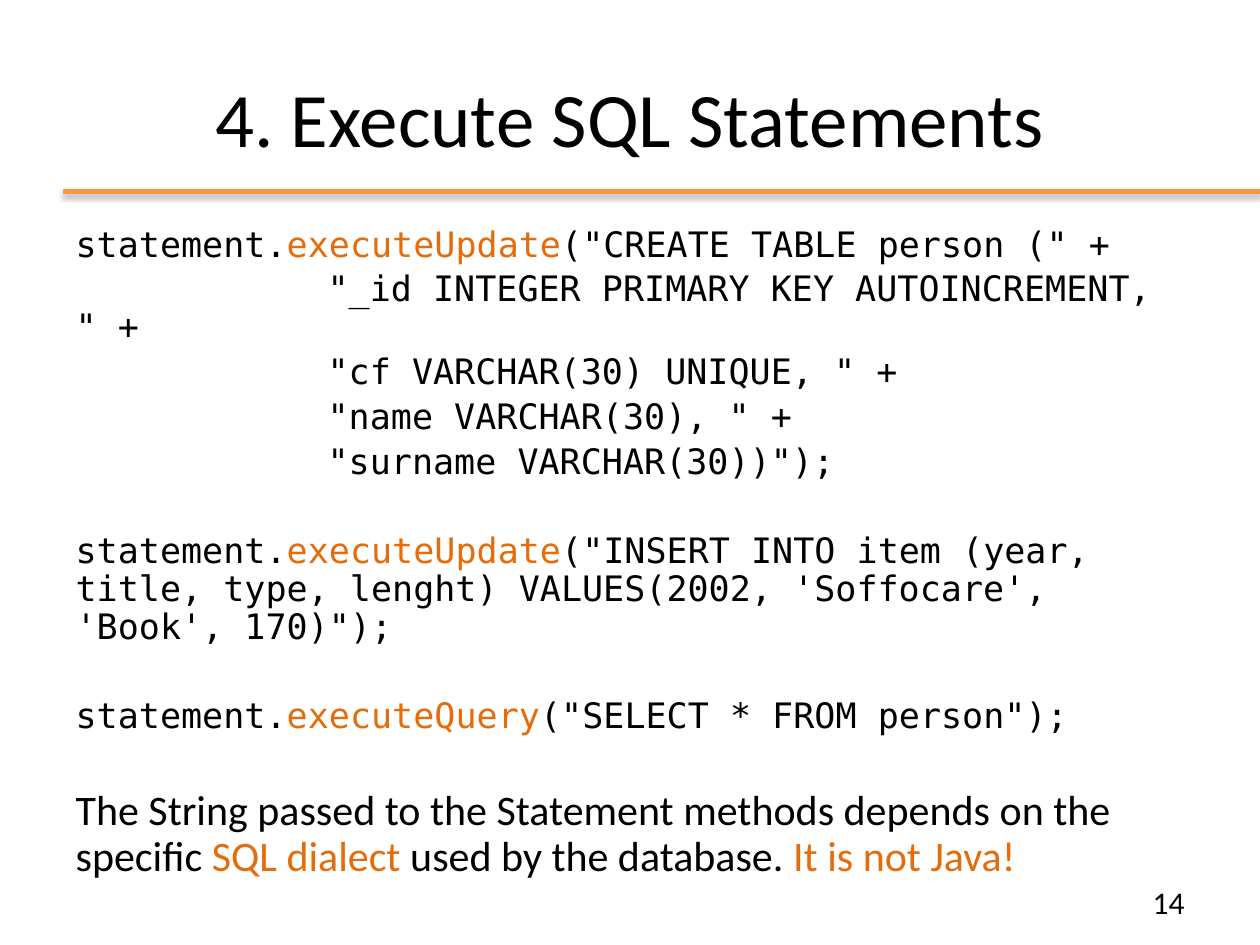
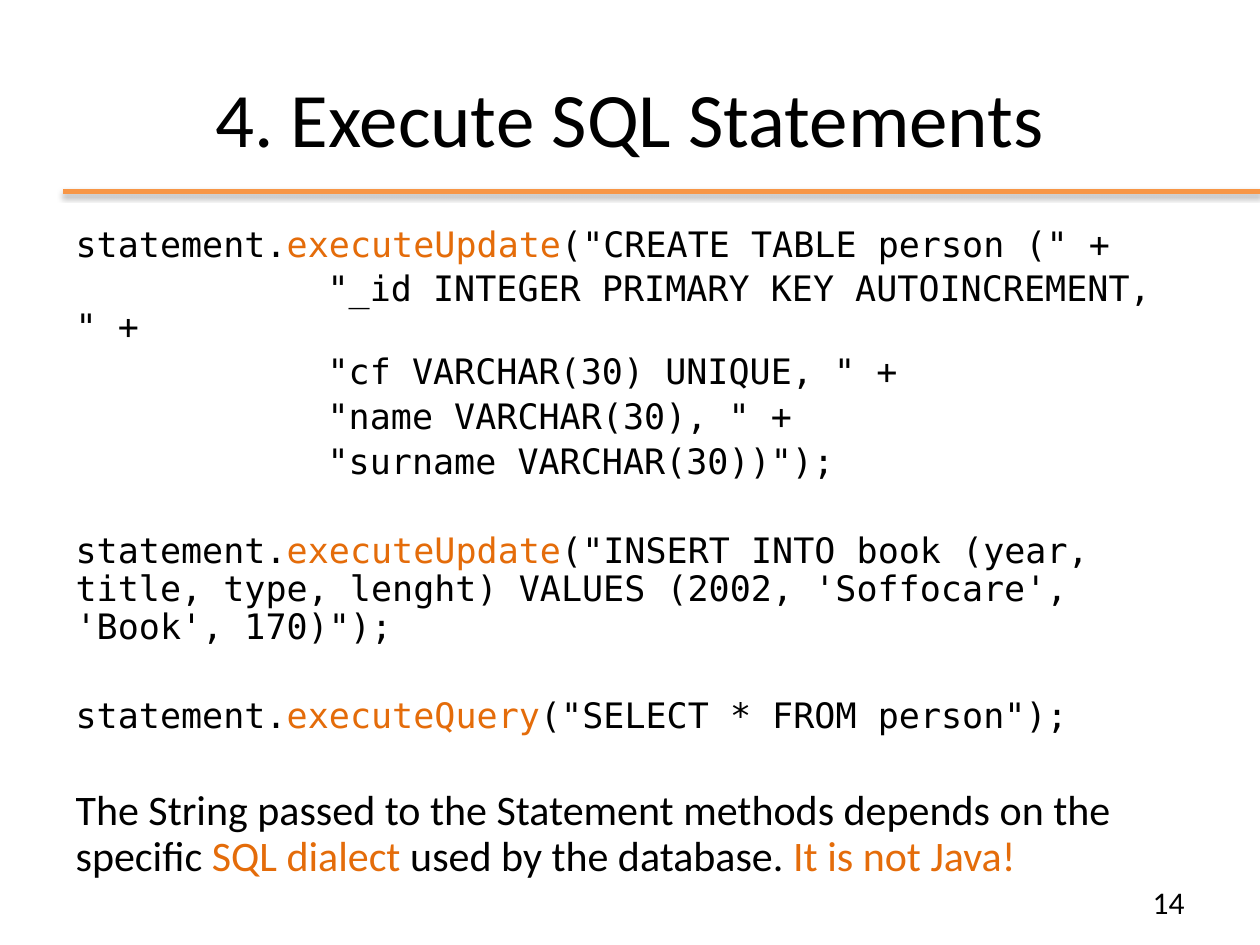
Before and after one commit to giordy97/Programmazione_Oggetti, a slide deck: slide 14 of slides/ppt/08_JDBC.pptx. Drawn at 1260x945 pixels with LibreOffice and Linux fonts; fonts in the diff are those of the drawing; background and template pictures are left out. Boxes give left, top, right and bottom in pixels: in the first picture for what was removed or moved away, otherwise in the second. Text is boxed around its words. In the diff, an @@ line names an element or a change of style, - is before the commit and + after.

```diff
--- a/slides/ppt/08_JDBC.pptx
+++ b/slides/ppt/08_JDBC.pptx
@@ text at (76,536,1089,644): text changed @@
-statement.executeUpdate("INSERT INTO item (year, title, type, lenght) VALUES(2002, 'Soffocare', 'Book', 170)");
+statement.executeUpdate("INSERT INTO book (year, title, type, lenght) VALUES (2002, 'Soffocare', 'Book', 170)");
```
Also in this commit, not shown: 6 other slides changed, 3 other files.
